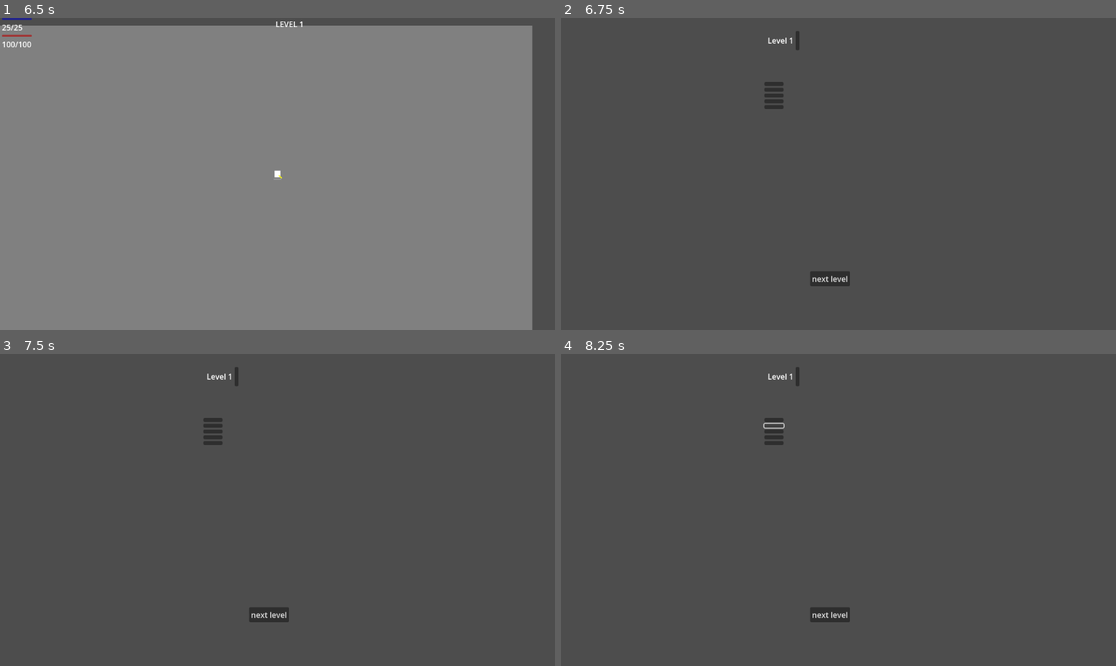
Above: before the commit, frames 1-4 (two rows, left to right).
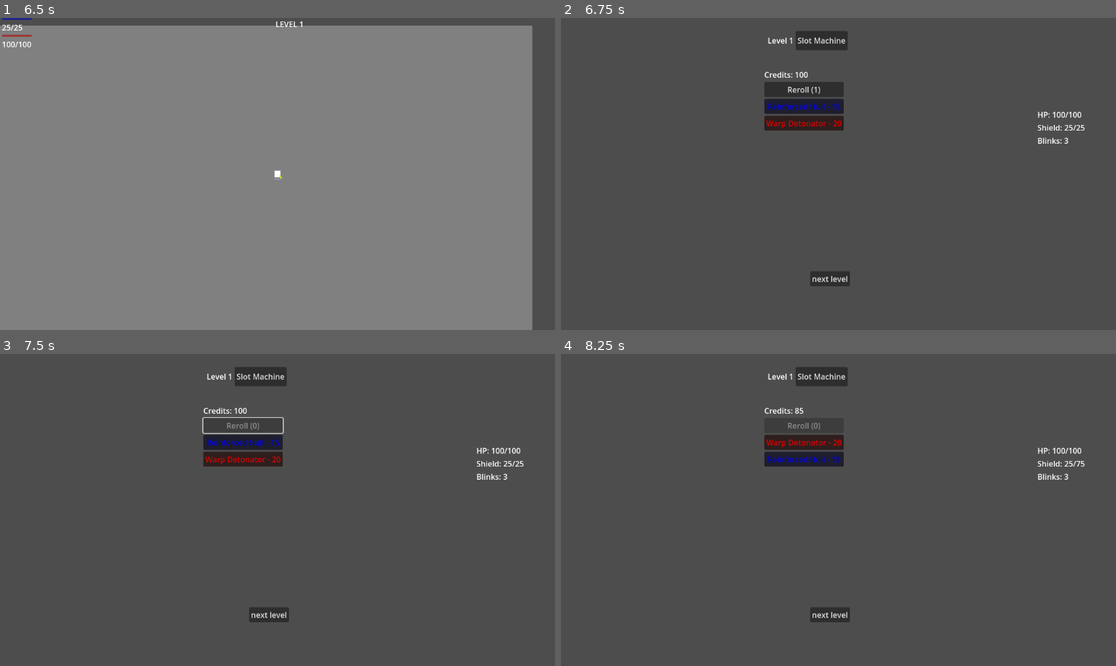
Above: after the commit, the same moments.

Repository: YogevSaadon/void-gambit
Game: Godot game, scene res://scenes/game/MainMenu.tscn
Same seed, same stepped clock (60 frames per second), same inputs: the game is played once before the commit and once after it.
Inputs (mouse positions are in pixels of both pictures, inside the frame that each line leads up to; where the layout moved, square brackets give the same spot in the first picture):
- Up to frame 1 (6.5 s): click "Start game" at 0.5 s; tap Enter at 1.25, 5 s; move the mouse to (399, 158) at 1.27 s; tap F every 0.75 s from 1.35 to 5.85 s; click (399, 158) at 1.42 s; move the mouse to (166, 189) at 2.02 s; hold S 2.03-2.78 s; move the mouse to (333, 105) at 2.77 s; move the mouse to (249, 236) at 3.52 s; click (249, 236) at 3.67 s; tap Space at 4.25, 5.75 s; move the mouse to (444, 220) at 4.27 s; hold S from 4.28 s (still down); move the mouse to (111, 127) at 5.02 s; move the mouse to (305, 174) at 5.77 s; click (305, 174) at 5.92 s
- Up to frame 2 (6.75 s): tap Enter at 6.5 s; move the mouse to (755, 96) at 6.52 s; release S at 6.53 s; tap F at 6.6 s
- Up to frame 3 (7.5 s): click (244, 425) [210, 419] at 7.25 s
- Up to frame 4 (8.25 s): click (805, 441) [771, 425] at 8 s

Frame 1 is identical in both runs. In frame 2, 2.6% of the frame differs, in the area x 36-95%, y 4-41%; in frame 3, 2.3%; in frame 4, 2.2%.
Error before the commit: Invalid access to property or key 'player_stats' on a base object of type 'Node (GameManager)'. (res://scripts/game/Hangar.gd:49)

Commit message:
Update Hangar.gd
hangar works now, items move on to next level and are buyable

Diff:
--- a/scripts/game/Hangar.gd
+++ b/scripts/game/Hangar.gd
@@ -28,8 +28,11 @@
 
 @onready var slot_machine_currency_label = $StoreSlotMachinePanel/SlotMachinePanel/SlotMachineCurrencyLabel
 
+# ====== Managers ======
 @onready var gm = get_tree().root.get_node("GameManager")
 @onready var pem = get_tree().root.get_node("PassiveEffectManager")
+@onready var pd = get_tree().root.get_node("PlayerData")
+
 # ====== Built-in Methods ======
 func _ready() -> void:
 	_connect_signals()
@@ -44,23 +47,25 @@
 		store_button.pressed.connect(_on_store_item_pressed.bind(store_button))
 
 func _refresh_ui() -> void:
+	var stats = pd.player_stats
+
 	wave_label.text = "Level %d" % gm.level_number
 
 	player_stats_panel.get_node("HealthLabel").text = "HP: %d/%d" % [
-		gm.player_stats.get("hp", 0),
-		gm.player_stats.get("max_hp", 0)
+		stats.get("hp", 0),
+		stats.get("max_hp", 0)
 	]
 
 	player_stats_panel.get_node("ShieldLabel").text = "Shield: %d/%d" % [
-		gm.player_stats.get("shield", 0),
-		gm.player_stats.get("max_shield", 0)
+		stats.get("shield", 0),
+		stats.get("max_shield", 0)
 	]
 
-	player_stats_panel.get_node("BlinksLabel").text = "Blinks: %d" % gm.player_stats.get("blinks", 0)
+	player_stats_panel.get_node("BlinksLabel").text = "Blinks: %d" % stats.get("blinks", 0)
 
 	store_currency_label.text = "Credits: %d" % gm.coins
-	reroll_button.text = "Reroll (%d)" % gm.player_stats.get("rerolls", 0)
-	reroll_button.disabled = gm.player_stats.get("rerolls", 0) <= 0
+	reroll_button.text = "Reroll (%d)" % stats.get("rerolls", 0)
+	reroll_button.disabled = stats.get("rerolls", 0) <= 0
 
 	slot_machine_currency_label.text = "Gold Coins: %d" % gm.gold_coins
 
@@ -100,8 +105,8 @@
 		_show_store()
 
 func _on_reroll_pressed() -> void:
-	if gm.player_stats.get("rerolls", 0) > 0:
-		gm.player_stats["rerolls"] -= 1
+	if pd.player_stats.get("rerolls", 0) > 0:
+		pd.player_stats["rerolls"] -= 1
 		_refresh_ui()
 
 func _on_next_level_pressed() -> void:
@@ -115,9 +120,10 @@
 	var item = button.item
 	if gm.coins >= item.price:
 		gm.coins -= item.price
-		pem.d_item(item)
 
-		# Immediately remove the item from UI
+		# ✅ Apply item effects and re-sync PEM
+		pd.add_item(item)
+		pem.initialize_from_player_data(pd)
+
 		button.visible = false
-
-		_refresh_ui()  # Optional: to update coins + other visuals
+		_refresh_ui()
